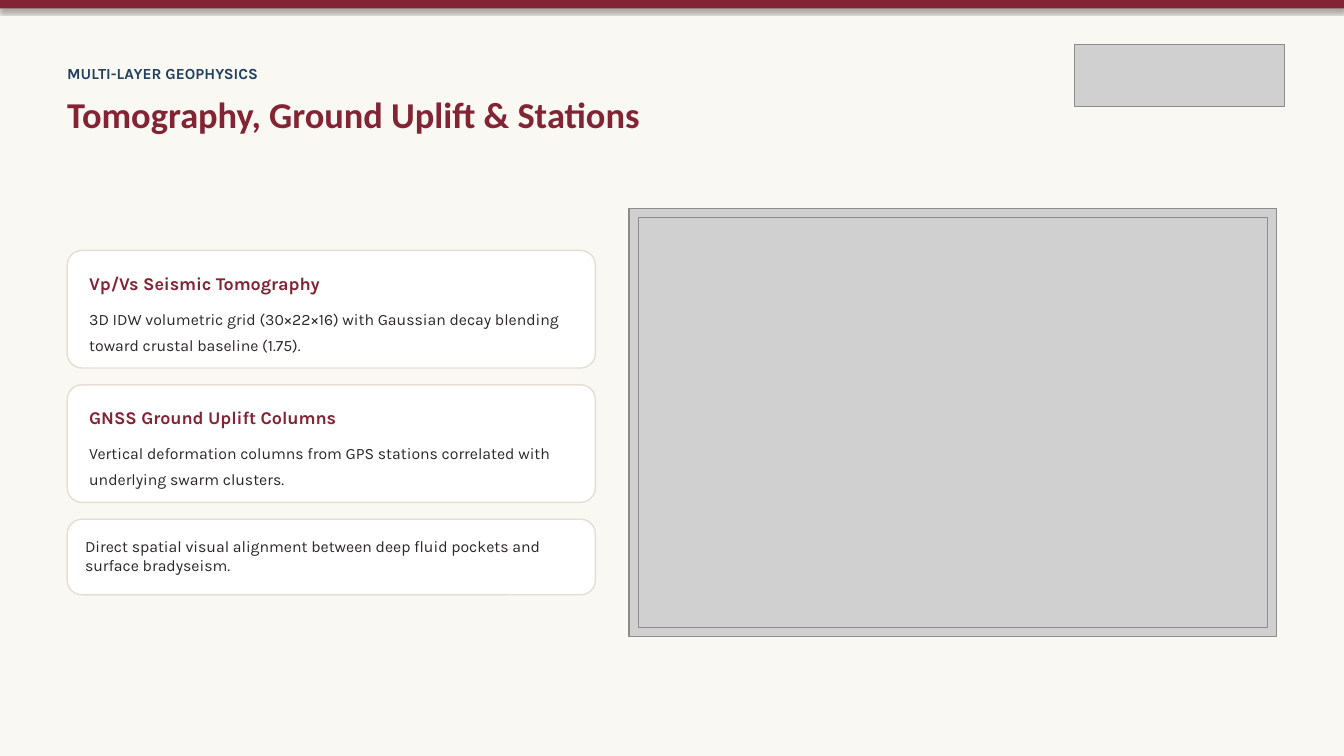
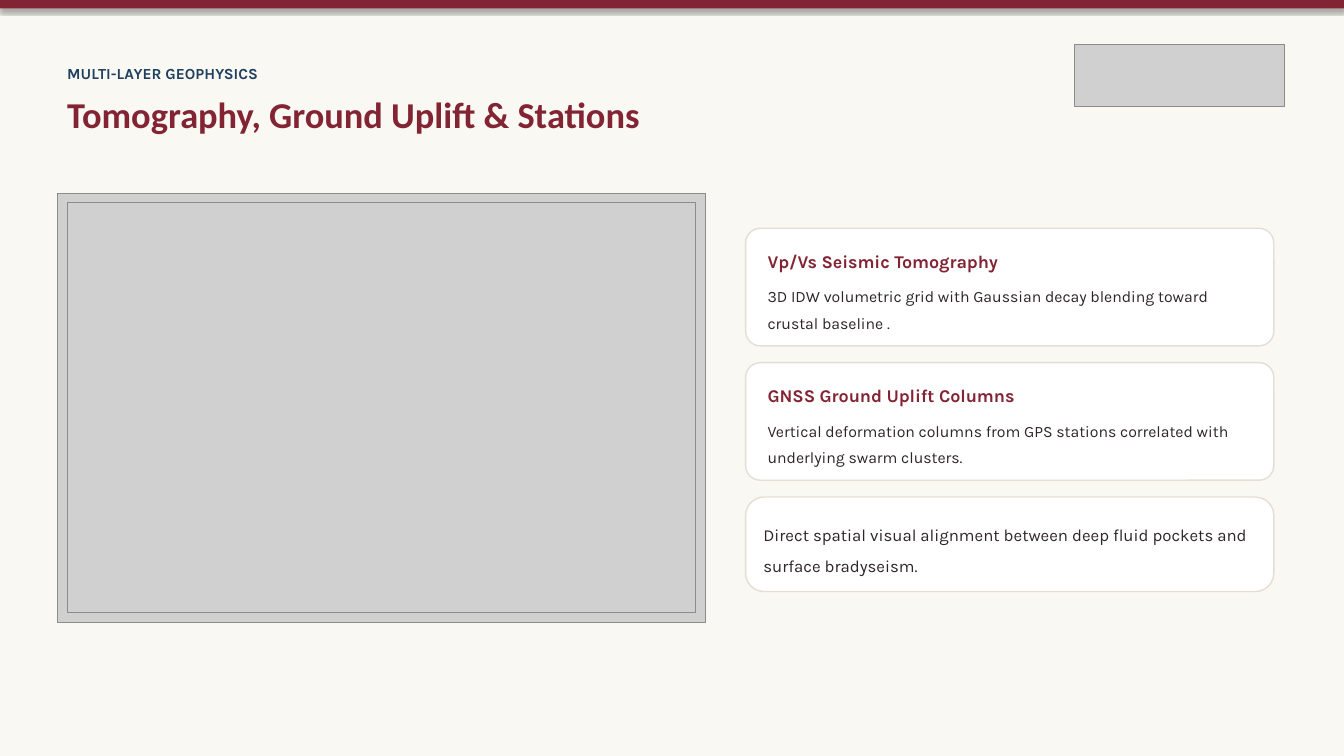
Before and after one commit to Crucio104/Seismic-Viewer-Presentation, a slide deck: slide 8 of thesis/presentation/Seismic Viewer - Thesis Defense.pptx. Drawn at 1344x756 pixels with LibreOffice and Linux fonts; fonts in the diff are those of the drawing; grey boxes stand for pictures. Boxes give left, top, right and bottom in pixels: in the first picture for what was removed or moved away, otherwise in the second. Text is boxed around its words. In the diff, an @@ line names an element or a change of style, - is before the commit and + after.

```diff
--- a/thesis/presentation/Seismic Viewer - Thesis Defense.pptx
+++ b/thesis/presentation/Seismic Viewer - Thesis Defense.pptx
@@ picture: place and size @@
-picture at [629, 209, 1277, 637]
+picture at [57, 194, 706, 622]
@@ picture: place and size @@
-picture at [639, 218, 1267, 627]
+picture at [68, 203, 696, 612]
@@ text "Vp/Vs Seismic Tomography": place and size @@
-text "Vp/Vs Seismic Tomography" at [89, 276, 320, 295]
+text "Vp/Vs Seismic Tomography" at [768, 254, 998, 273]
@@ text at [768, 291, 1208, 329]: text changed @@
-3D IDW volumetric grid (30×22×16) with Gaussian decay blending toward crustal baseline (1.75).
+3D IDW volumetric grid with Gaussian decay blending toward crustal baseline .
@@ 2 rounded rectangles, 1 text: place and size @@
-2 rounded rectangles, 1 text at [68, 250, 596, 503]
+2 rounded rectangles, 1 text at [746, 228, 1274, 481]
@@ text "Vertical deformation columns from GPS ...": place and size @@
-text "Vertical deformation columns from GPS ..." at [89, 448, 550, 489]
+text "Vertical deformation columns from GPS ..." at [768, 426, 1229, 467]
@@ rounded rectangle: place and size @@
-rounded rectangle at [68, 519, 596, 595]
+rounded rectangle at [746, 497, 1274, 592]
@@ text "Direct spatial visual alignment between ...": place and size @@
-text "Direct spatial visual alignment between ..." at [85, 541, 540, 575]
+text "Direct spatial visual alignment between ..." at [763, 529, 1246, 576]
@@ text "Direct spatial visual alignment between ..." at [763, 529, 1246, 576]: size 11.2 to 12 pt; line spacing 1 to 1.5 @@
```
Also in this commit, not shown: 10 other slides changed, 11 other files.
